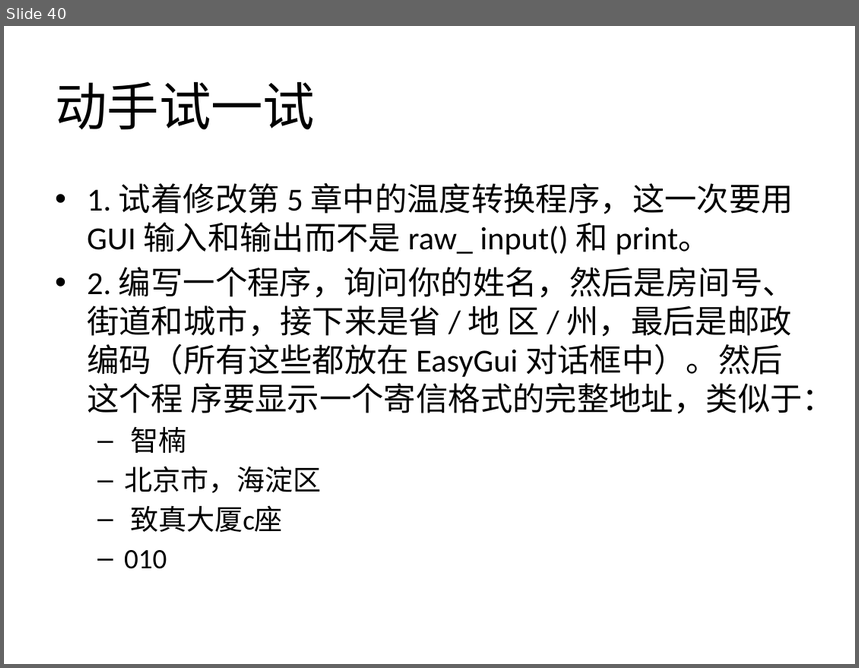
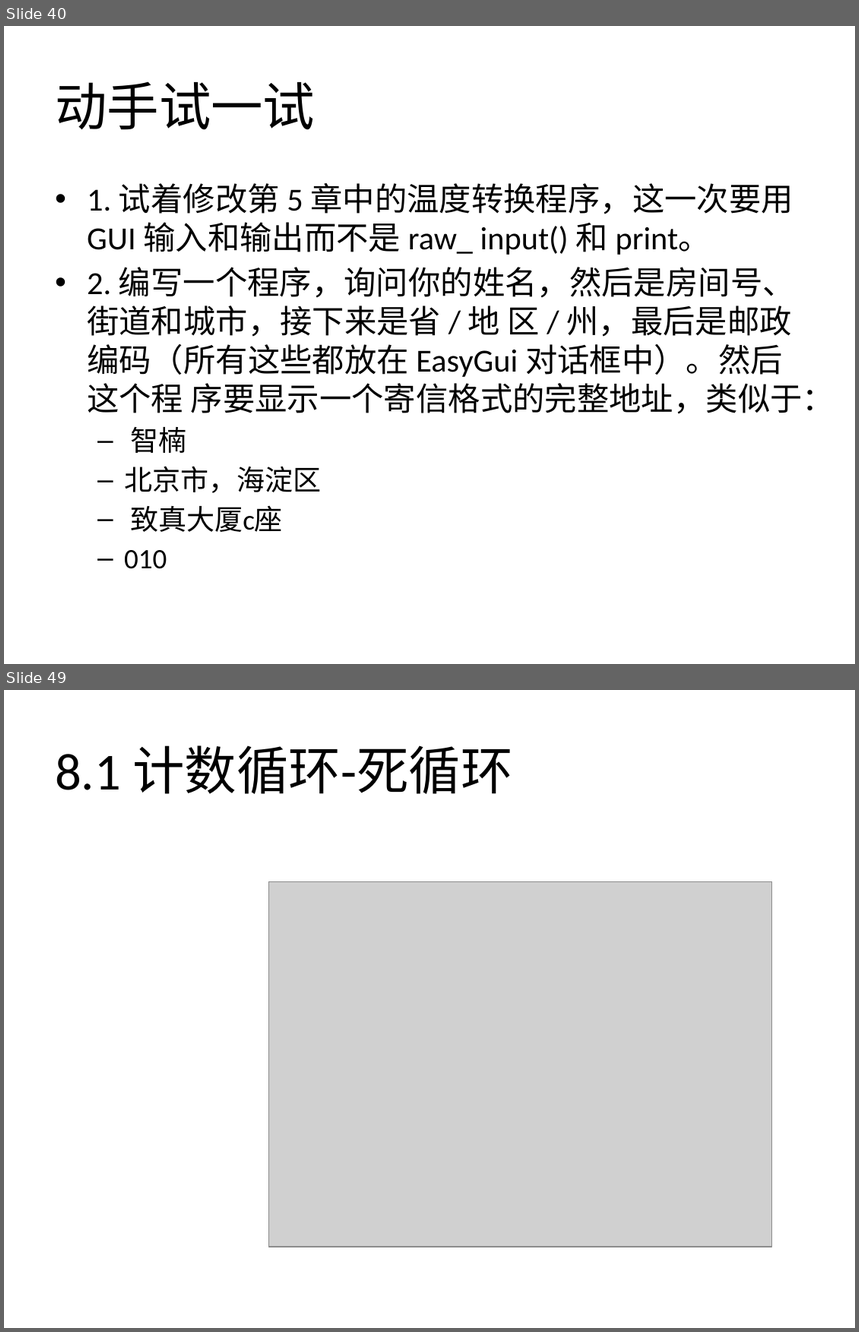
Before and after one commit to zhinan18/Python3, a slide deck: readme/Python3.pptx. Shown one above the other, each under a label of ours: slide 40 before the commit, slides 40 and 49 after it; the slides between them are not shown. The pictures are 859x668 and 859x1332 pixels, drawn with LibreOffice and Linux fonts; fonts in the diff are those of the drawing; grey boxes stand for pictures. Boxes give left, top, right and bottom in pixels: in the first picture for what was removed or moved away, otherwise in the second. Text is boxed around its words. In the diff, an @@ line names an element or a change of style, - is before the commit and + after.

```diff
--- a/readme/Python3.pptx
+++ b/readme/Python3.pptx
@@ slide 49 added at box(4, 690, 855, 1328), background #FFFFFF @@
@@ title added at box(55, 745, 512, 794), 44 pt, text #000000 @@
+8.1 计数循环-死循环
@@ picture added at box(268, 882, 772, 1246) @@
```
Also in this commit, not shown: 20 other slides added, 15 other files.
